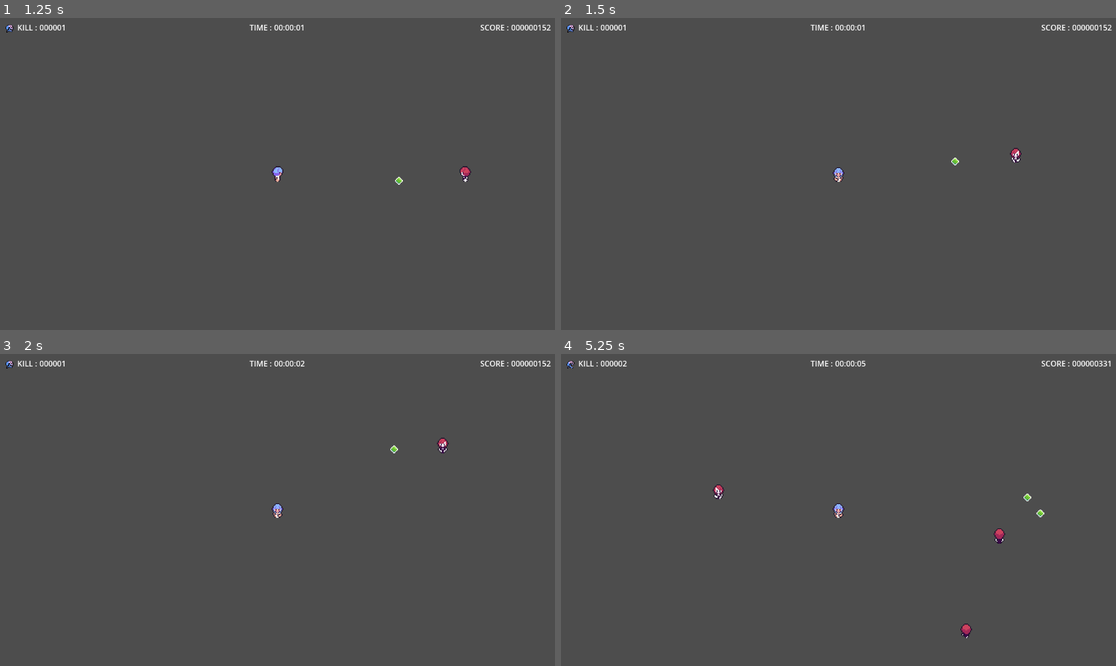
Above: before the commit, frames 1-4 (two rows, left to right).
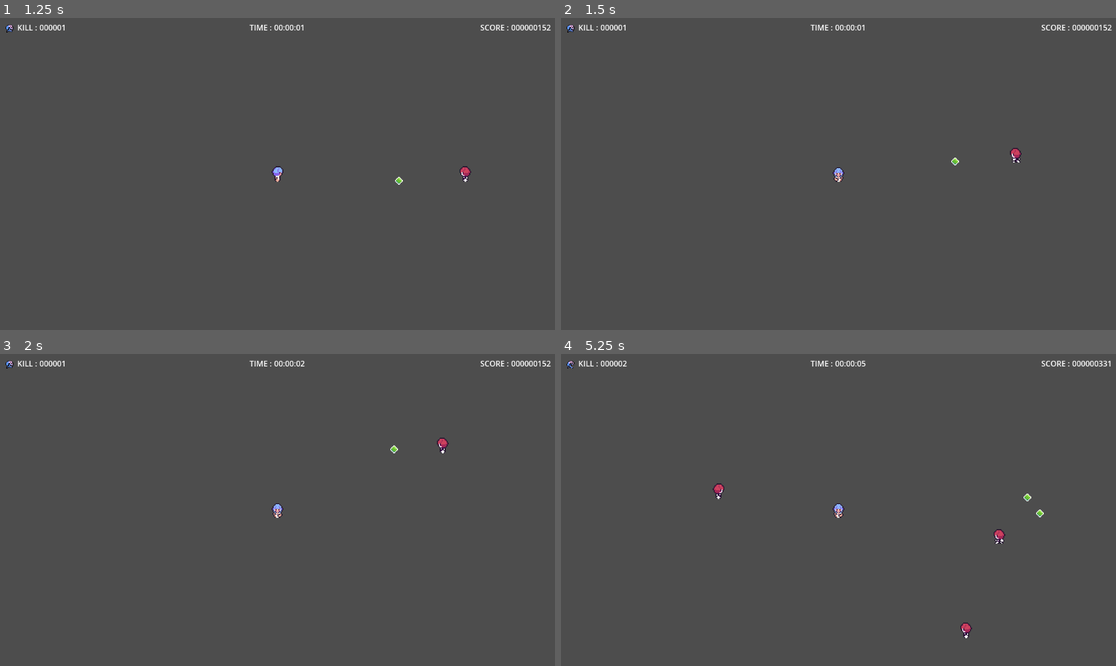
Above: after the commit, the same moments.

Repository: FishingDonut/killer_vampire
Game: Godot game, scene res://Prefabs/main.tscn
Two runs of this game, one before a commit and one after it. Both use one fixed random seed, a clock stepped at 60 frames per second and the inputs below.
Inputs:
- Up to frame 1 (1.25 s): hold Right (ui_right) from 0.53 s (still down)
- Up to frame 2 (1.5 s): release Right (ui_right) at 1.28 s; hold Down (ui_down) from 1.28 s (still down)
- Up to frame 3 (2 s): keep holding Down (ui_down)
- Up to frame 4 (5.25 s): release Down (ui_down) at 2.03 s; hold Right (ui_right) 2.03-2.78 s; hold Up (ui_up) 2.78-3.53 s; hold Left (ui_left) 3.53-5.03 s; hold Down (ui_down) from 5.03 s (still down)

Frame 1 is identical in both runs. In frame 2, less than 0.1% of the frame differs, in the area x 80-83%, y 41-47%; in frame 3, less than 0.1%; in frame 4, 0.2%, in the area x 27-88%, y 41-92%.

Commit message:
new sprites

Diff:
--- a/Prefabs/Enemies/ghost_enemy.tscn
+++ b/Prefabs/Enemies/ghost_enemy.tscn
@@ -359,7 +359,7 @@
 radius = 3.0
 
 [sub_resource type="RectangleShape2D" id="RectangleShape2D_ha2qu"]
-size = Vector2(16, 31)
+size = Vector2(16, 16)
 
 [node name="GhostEnemy" type="CharacterBody2D" groups=["enemies", "ghost_enemy"]]
 y_sort_enabled = true
@@ -396,7 +396,6 @@
 script = ExtResource("4_h04eg")
 
 [node name="HurtCollision" type="CollisionShape2D" parent="HurtAreaCollision" groups=["enemies"]]
-visible = false
 shape = SubResource("RectangleShape2D_ha2qu")
 debug_color = Color(0.996078, 0, 0.184314, 0.419608)
 
--- a/Scripts/Enemies/ghost_enemy.gd
+++ b/Scripts/Enemies/ghost_enemy.gd
@@ -79,12 +79,16 @@
 		is_hurt = false
 
 func _direction(state_anim: String):
-	if direction:
+	var distance = abs(Global.player.position - position)
+	if !direction:
+		return state_anim
+
+	if distance.x < distance.y:
 		if direction.y > 0:
 			return state_anim + "_down"
 		elif direction.y < 0:
 			return state_anim + "_up"
+	else:
 		if direction.x != 0:
 			return state_anim + "_x"
-	else:
-		return state_anim
+	return state_anim
Not shown: 3 places in Prefabs/Enemies/ghost_enemy.tscn that only renumber resources
